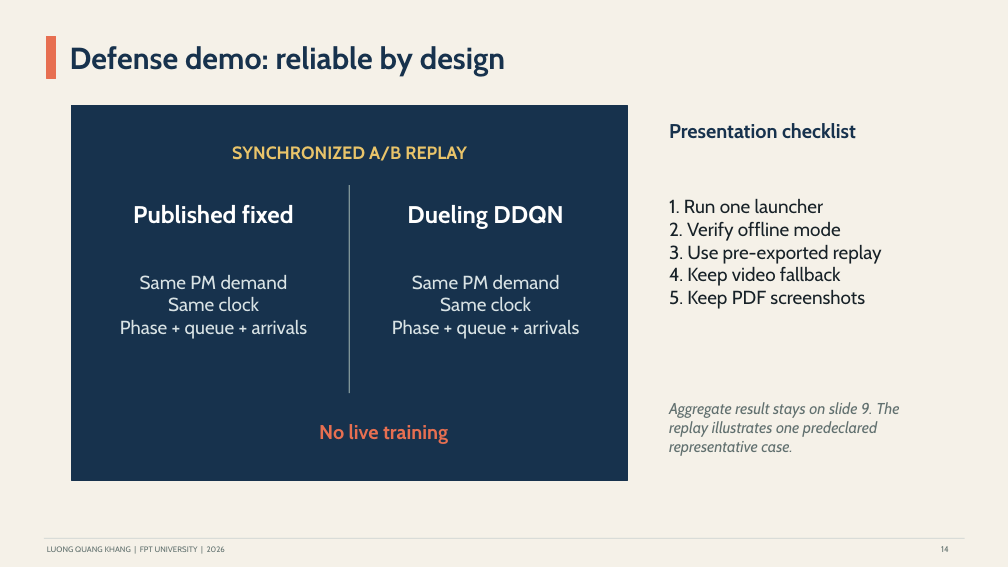
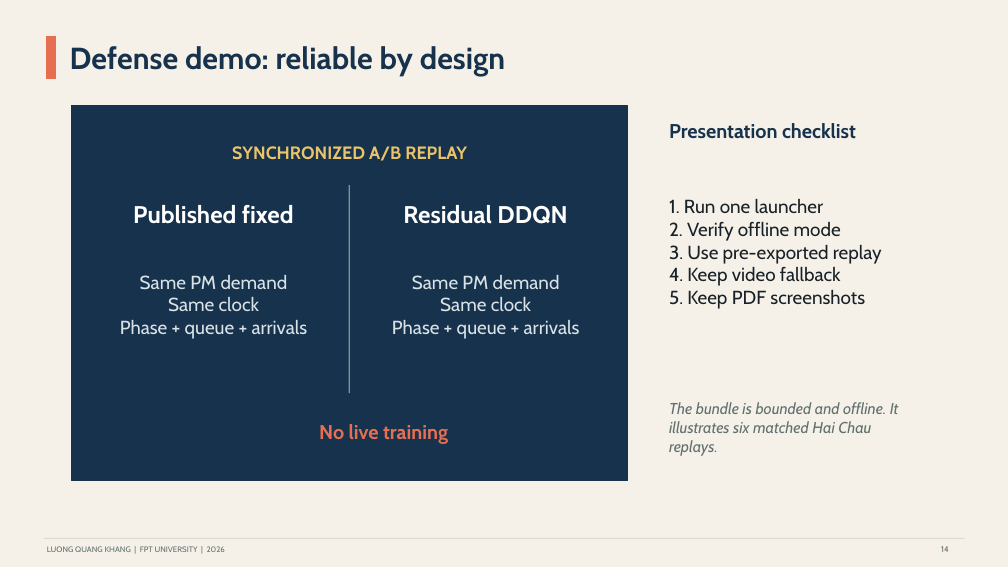
Before and after one commit to khanglqse/Thesis, a slide deck: slide 14 of presentation/thesis_defense_danang.pptx. Drawn at 1008x567 pixels with LibreOffice and Linux fonts; fonts in the diff are those of the drawing. Boxes give left, top, right and bottom in pixels: in the first picture for what was removed or moved away, otherwise in the second. Text is boxed around its words. In the diff, an @@ line names an element or a change of style, - is before the commit and + after.

Commit message:
Align thesis and defense with bounded network evidence

```diff
--- a/presentation/thesis_defense_danang.pptx
+++ b/presentation/thesis_defense_danang.pptx
@@ text at <box>403,205,567,224</box>: text changed @@
-Dueling DDQN
+Residual DDQN
@@ text at <box>669,402,899,456</box>: text changed @@
-Aggregate result stays on slide 9. The replay illustrates one predeclared representative case.
+The bundle is bounded and offline. It illustrates six matched Hai Chau replays.
```
Also in this commit, not shown: 10 other slides changed, 6 other files.
